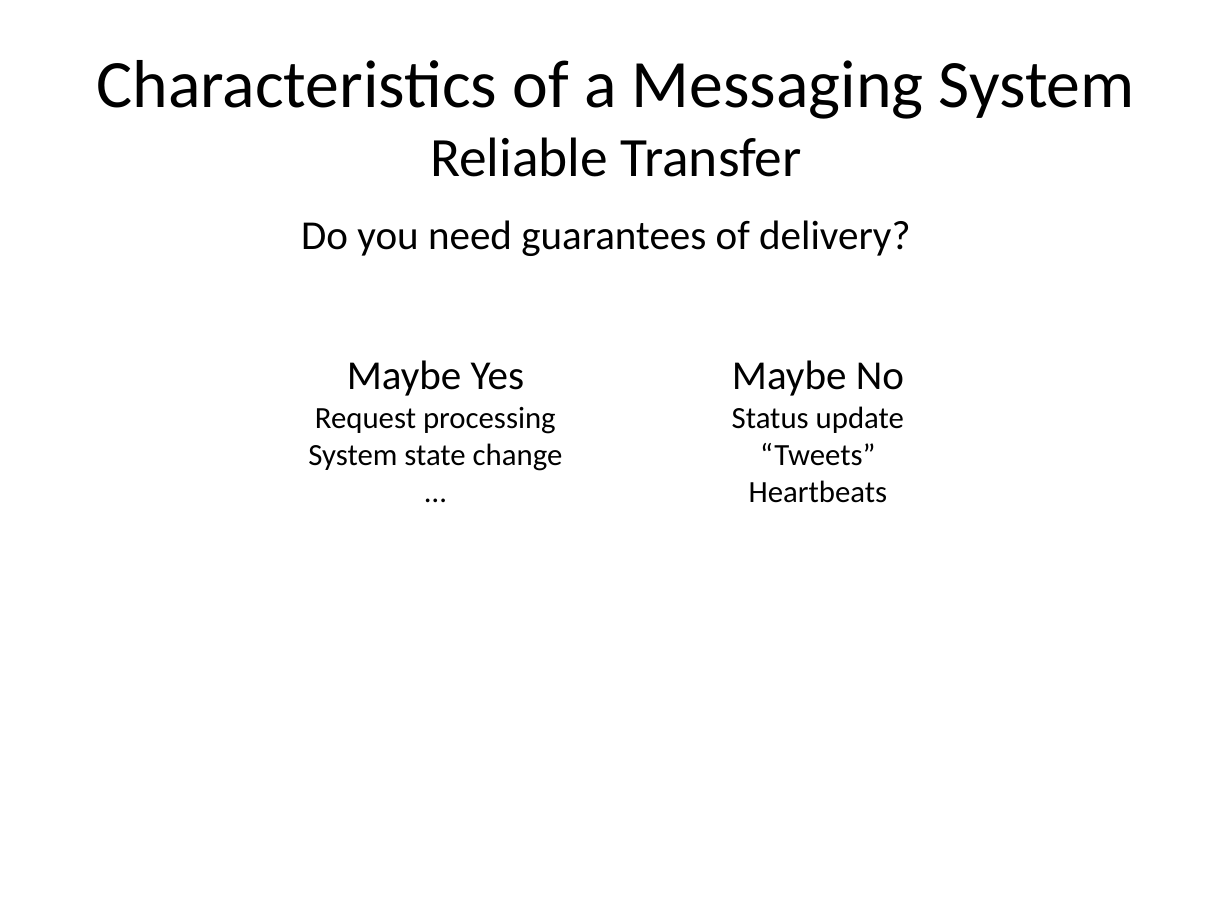
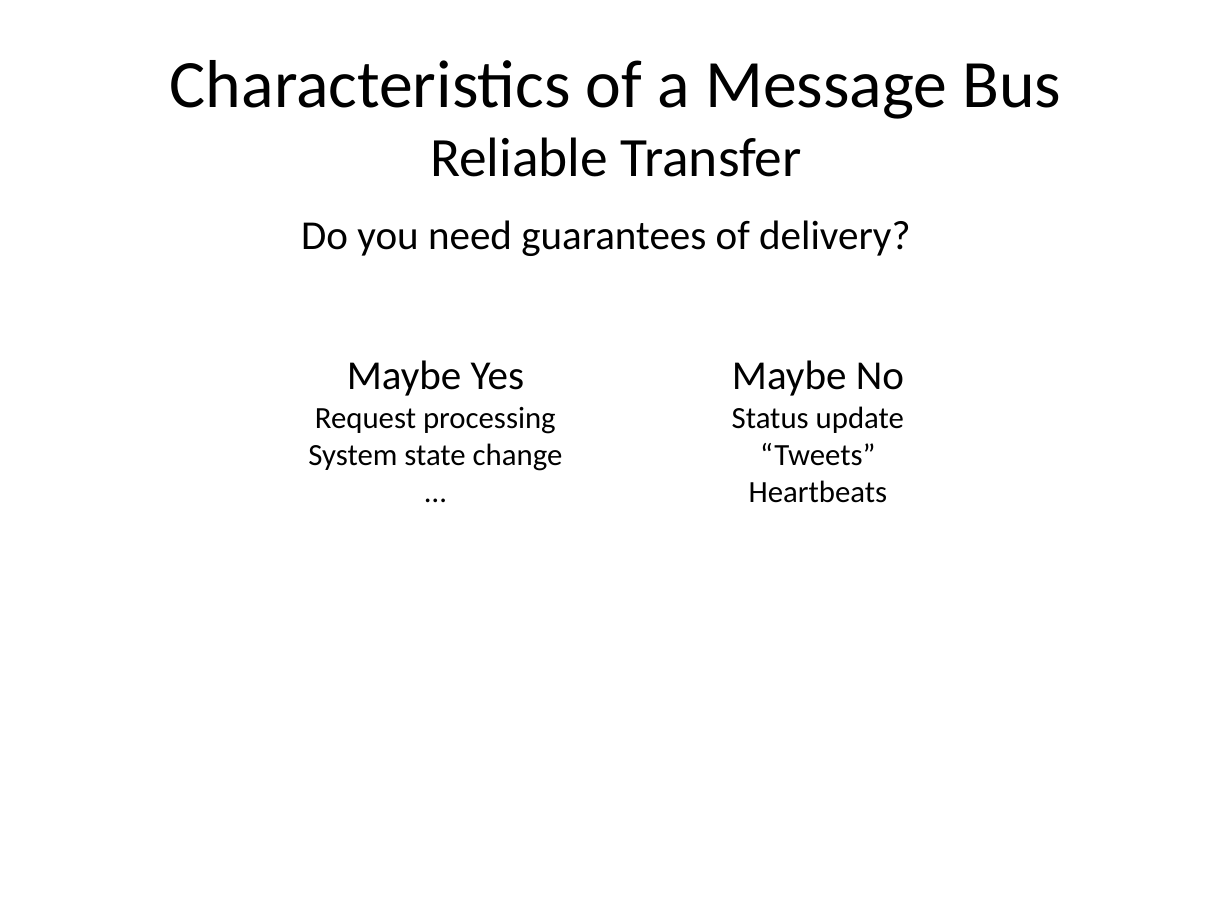
Before and after one commit to meadoch1/practical_messaging, a slide deck: slide 14 of Practical Messaging.pptx (slide 11 before the commit). Drawn at 1232x924 pixels with LibreOffice and Linux fonts; fonts in the diff are those of the drawing. Boxes give left, top, right and bottom in pixels: in the first picture for what was removed or moved away, otherwise in the second. Text is boxed around its words. In the diff, an @@ line names an element or a change of style, - is before the commit and + after.

```diff
--- a/Practical Messaging.pptx
+++ b/Practical Messaging.pptx
@@ title at (x1=170, y1=60, x2=1062, y2=177): text changed @@
-Characteristics of a Messaging System
-Reliable Transfer
+Characteristics of a Message Bus
+Reliable Transfer
```
Also in this commit, not shown: 23 other slides changed, 7 slides added, 1 other file.
